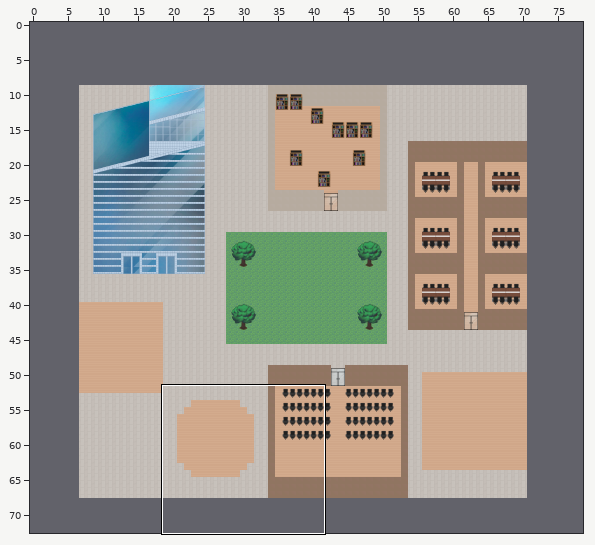
An edit to a level. Tiled map (JSON), v1-wa-st-gobain.tmj. Above, an overview of the earlier version with the close-up marked.
Close-up. Before:
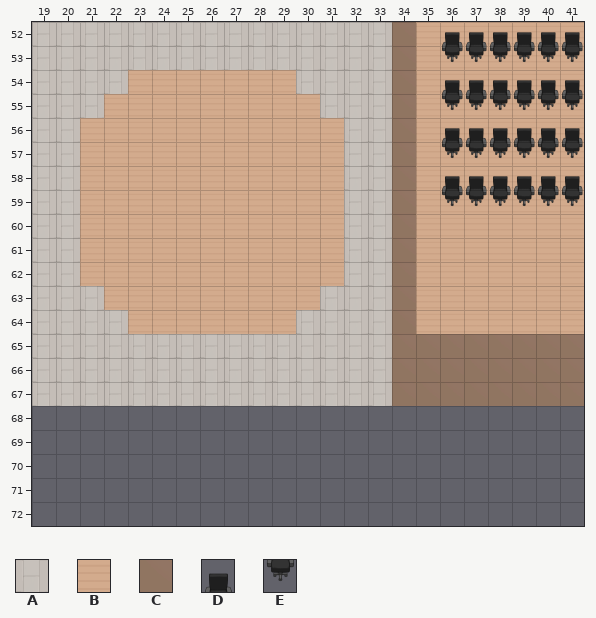
Cells are 32x32 px. Shown: x 19..41, y 52..72. The commit also changed other parts of the map, which this record leaves out. The old version is drawn lined up with the new one.
Key: from "Chunk 1": A 1, B 2; from "Chunk 3": C 36, D 38, E 73.
_ is an empty cell, # one hidden under a higher layer.
Layers that did not change in this view are not listed.
Layer "floor/floor1" before, first column x 19:
52 AAAAAAAAAAAAAAA#BBBBBBB
53 AAAAAAAAAAAAAAA#BBBBBBB
54 AAAABBBBBBBAAAA#BBBBBBB
55 AAABBBBBBBBBAAA#BBBBBBB
56 AABBBBBBBBBBBAA#BBBBBBB
57 AABBBBBBBBBBBAA#BBBBBBB
58 AABBBBBBBBBBBAA#BBBBBBB
59 AABBBBBBBBBBBAA#BBBBBBB
60 AABBBBBBBBBBBAA#BBBBBBB
61 AABBBBBBBBBBBAA#BBBBBBB
62 AABBBBBBBBBBBAA#BBBBBBB
63 AAABBBBBBBBBAAA#BBBBBBB
64 AAAABBBBBBBAAAA#BBBBBBB
65 AAAAAAAAAAAAAAA########
66 AAAAAAAAAAAAAAA########
67 AAAAAAAAAAAAAAA########
68 _______________________
69 _______________________
70 _______________________
71 _______________________
72 _______________________
Layer "furniture/furniture1" before, first column x 27:
52 _______C_DDDDDD
53 _______C_EEEEEE
54 _______C_DDDDDD
55 _______C_EEEEEE
56 _______C_DDDDDD
57 _______C_EEEEEE
58 _______C_DDDDDD
59 _______C_EEEEEE
60 _______C_______
61 _______C_______
62 _______C_______
63 _______C_______
64 _______C_______
65 _______CCCCCCCC
66 _______CCCCCCCC
67 _______CCCCCCCC
68 _______________
69 _______________
The result:
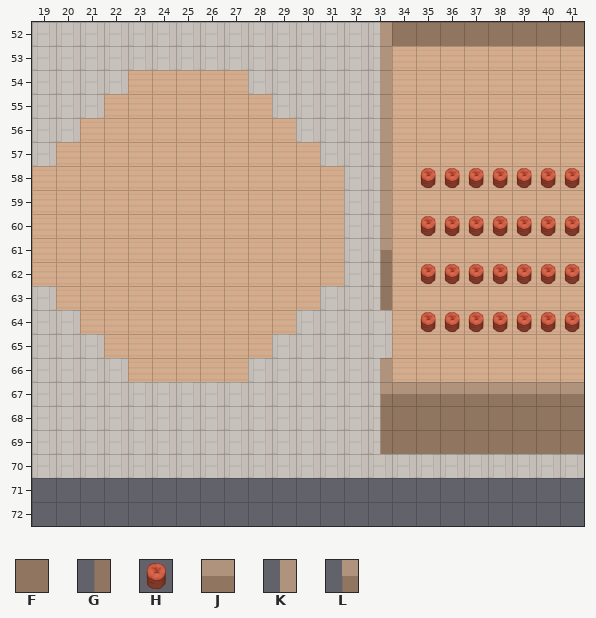
Further tiles: from "Chunk 2": F 255; from "Chunk 3": G 14, H 79, J 94, K 98, L 124.
Edits made:
Changed rows in their new state; . is an unchanged cell.
map size 64x59 -> 79x71 cells (old content now starts at 7,9; both pictures use the new coordinates)
Layer "floor/floor1":
first column x 19:
52 ................#######
54 .........AA............
55 ..........AA...........
56 ...........AA..........
57 .B..........A..........
58 BB.....................
59 BB.....................
60 BB.....................
61 BB.....................
62 BB.....................
63 .BB....................
64 ..BB...................
65 ...BBBBBBB.............
66 ....BBBBB..............
68 AAAAAAAAAAAAAAA........
69 AAAAAAAAAAAAAAA........
70 AAAAAAAAAAAAAAAAAAAAAAA
Layer "walls/walls1":
first column x 35:
52 FFFFFFF
first column x 33:
69 GFFFFFFFF
Layer "furniture/furniture1":
first column x 34:
52 ..______
53 _.______
54 _.______
55 _.______
56 _.______
57 _.______
58 _HHHHHHH
59 _.______
60 _HHHHHHH
61 _.......
62 _HHHHHHH
63 _.......
64 _HHHHHHH
65 ________
66 ________
67 ________
Layer "above/above1":
first column x 33:
52 K........
53 K........
54 K........
55 K........
56 K........
57 K........
58 K........
59 K........
60 K........
61 L........
62 G........
63 G........
66 K........
67 LJJJJJJJJ
68 GFFFFFFFF
Pixel boxes of the changes (left, top, right, bottom) in both close-ups:
changed: (32, 22, 584, 478)
